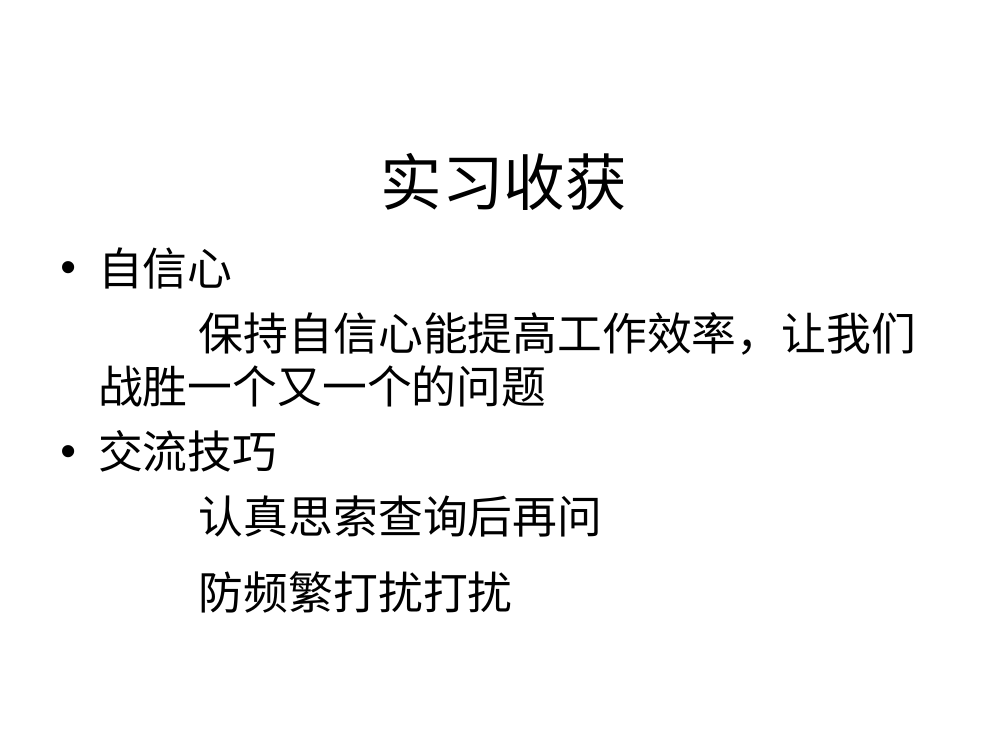
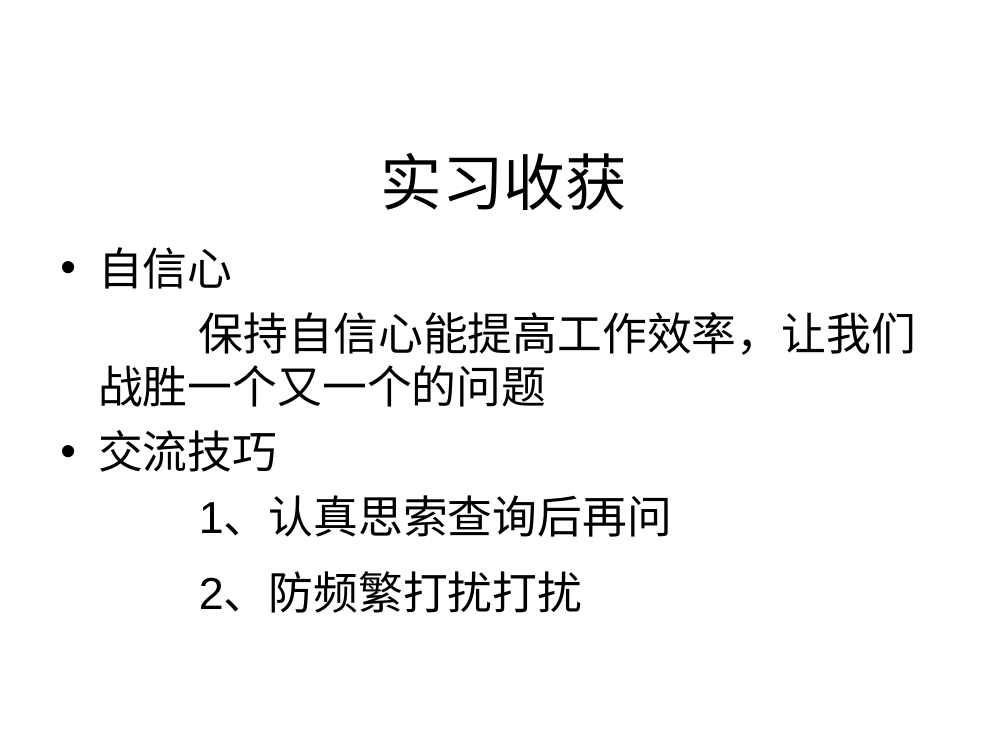
Before and after one commit to liaoliaoanxiao/mediumRepy, a slide deck: slide 15 of 中期答辩.ppt. Drawn at 1008x756 pixels with LibreOffice and Linux fonts; fonts in the diff are those of the drawing; background and template pictures are left out. Boxes give left, top, right and bottom in pixels: in the first picture for what was removed or moved away, otherwise in the second. Text is boxed around its words. In the diff, an @@ line names an element or a change of style, - is before the commit and + after.

```diff
--- a/中期答辩.ppt
+++ b/中期答辩.ppt
@@ text at [199, 498, 672, 613]: text changed @@
-认真思索查询后再问
-防频繁打扰打扰
+1、认真思索查询后再问
+2、防频繁打扰打扰
```
Also in this commit, not shown: 2 other slides changed.
